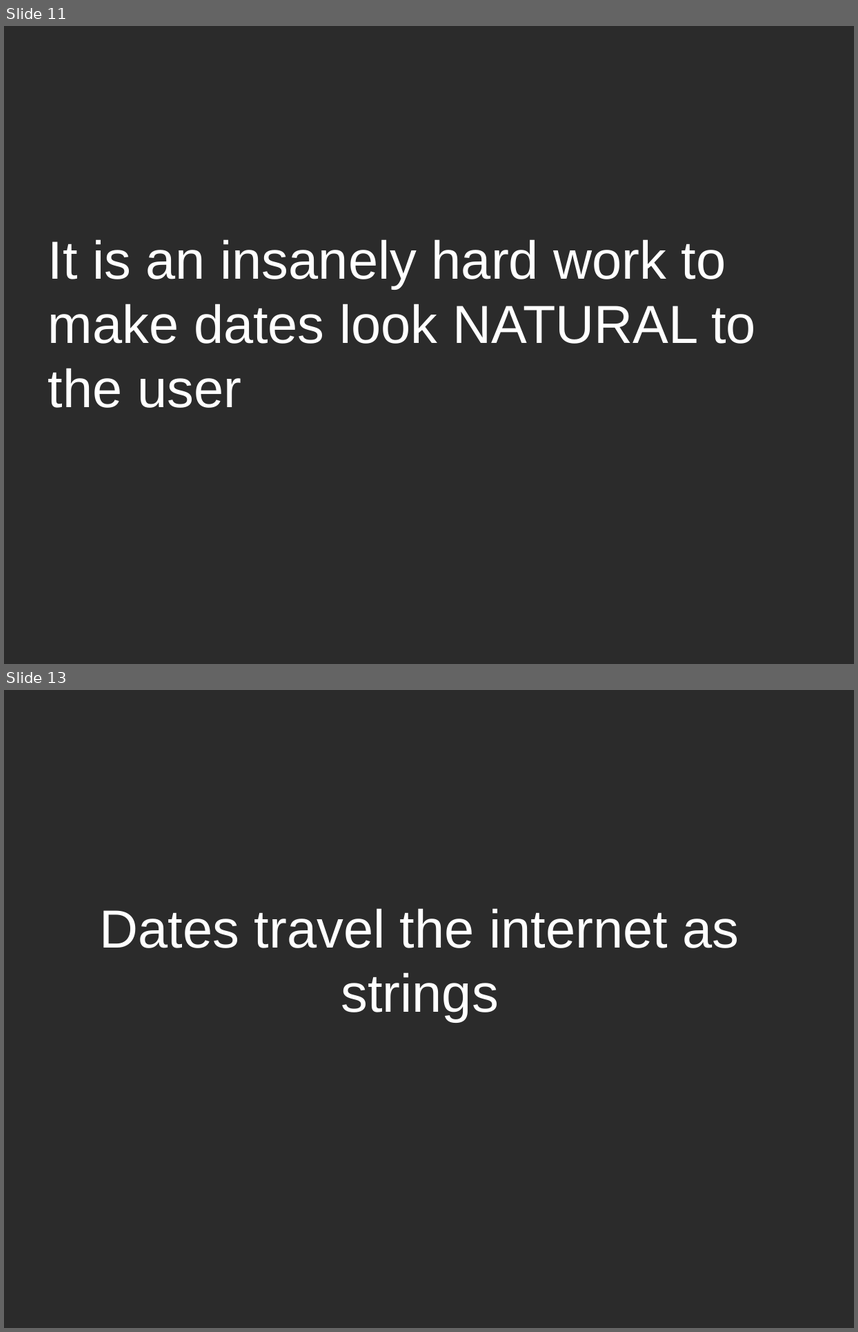
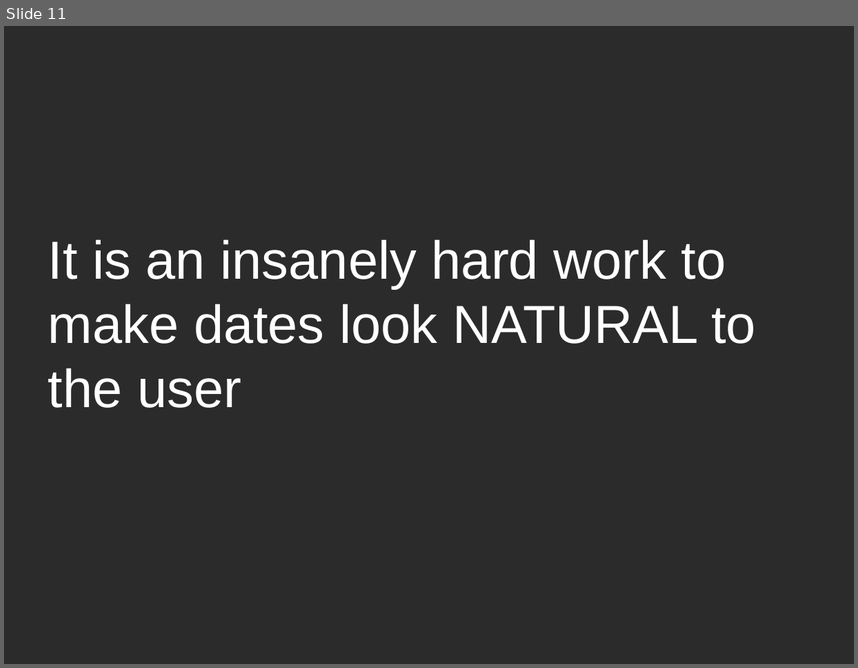
Before and after one commit to dodikk/ESLocale, a slide deck: article/slides/CalendarSqlite.odp. Shown one above the other, each under a label of ours: slides 11 and 13 before the commit, slide 11 after it; the slides between them are not shown. The pictures are 858x1332 and 858x668 pixels, drawn with LibreOffice and Linux fonts; fonts in the diff are those of the drawing; background and template pictures are left out; a plain dark background stands for a picture behind light text. Boxes give left, top, right and bottom in pixels: in the first picture for what was removed or moved away, otherwise in the second. Text is boxed around its words. In the diff, an @@ line names an element or a change of style, - is before the commit and + after.

```diff
--- a/article/slides/CalendarSqlite.odp
+++ b/article/slides/CalendarSqlite.odp
@@ slide 13 removed at <box>4,690,854,1328</box>, background picture (left out) @@
@@ text removed at <box>100,908,739,1022</box> @@
-Dates travel the internet as strings
```
Also in this commit, not shown: 4 slides changed, 8 slides added, 2 other slides removed, 1 other file.
